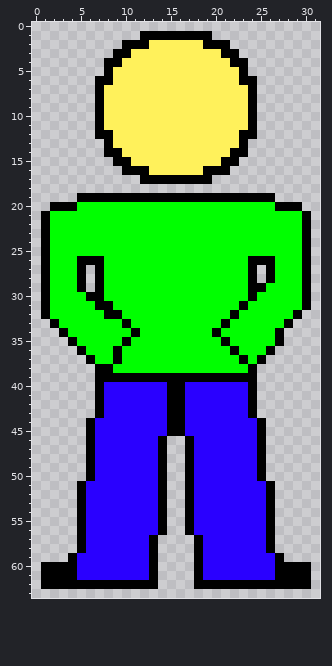
Edited in one commit: pixel-art sprite (graphics/person.png). That is the earlier state.
The file is 32x64 pixels.
The same view after the edit:
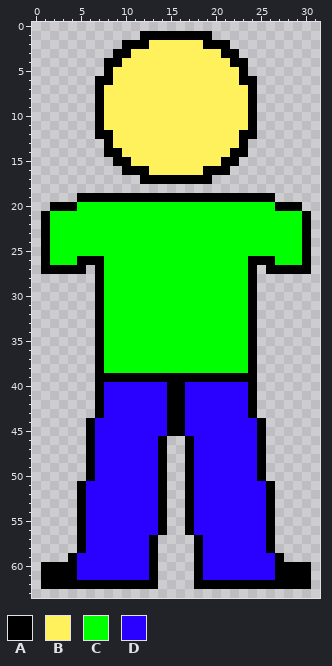
Palette (. is transparent): A #000000  B #fff15b  C #00ff00  D #2a00ff
Log entry: Tileset generator and sprite tweaking
From old to new:
Colour A replaces colour C in row 27 at x 2 to 4 and 27 to 29; in row 31 at x 24; in rows 32 to 37 at x 7 and 24.
Colour C replaces colour A in row 31 at x 8 and 23; in row 32 at x 8 to 9 and 22; in row 33 at x 10 and 21; in row 34 at x 11 and 20; in row 35 at x 10 and 21; in row 36 at x 9 and 22.
Colour C replaces colour A in row 37 at x 9 and 23; in row 38 at x 8.
Colour A is gone in row 28 at x 1, 5, 26 and 30; in row 29 at x 1, 5, 25 and 30; in row 30 at x 1, 6 and 30; in row 31 at x 1 and 30; in row 32 at x 1 and 29; in row 33 at x 2 and 28.
Colour A is gone in row 34 at x 3 and 27; in row 35 at x 4 and 27; in row 36 at x 5 and 26; in row 37 at x 6 and 25.
Colour C is gone in row 28 at x 2 to 4 and 27 to 29; in row 29 at x 2 to 4 and 26 to 29; in row 30 at x 2 to 5 and 25 to 29; in row 31 at x 2 to 6 and 25 to 29; in row 32 at x 2 to 6 and 25 to 28; in row 33 at x 3 to 6 and 25 to 27.
Colour C is gone in row 34 at x 4 to 6 and 25 to 26; in row 35 at x 5 to 6 and 25 to 26; in row 36 at x 6 and 25.
Changed places in both pictures, as pixel boxes (x1, y1, x2, y2):
changed: (41, 265, 140, 373)
changed: (212, 265, 311, 364)
